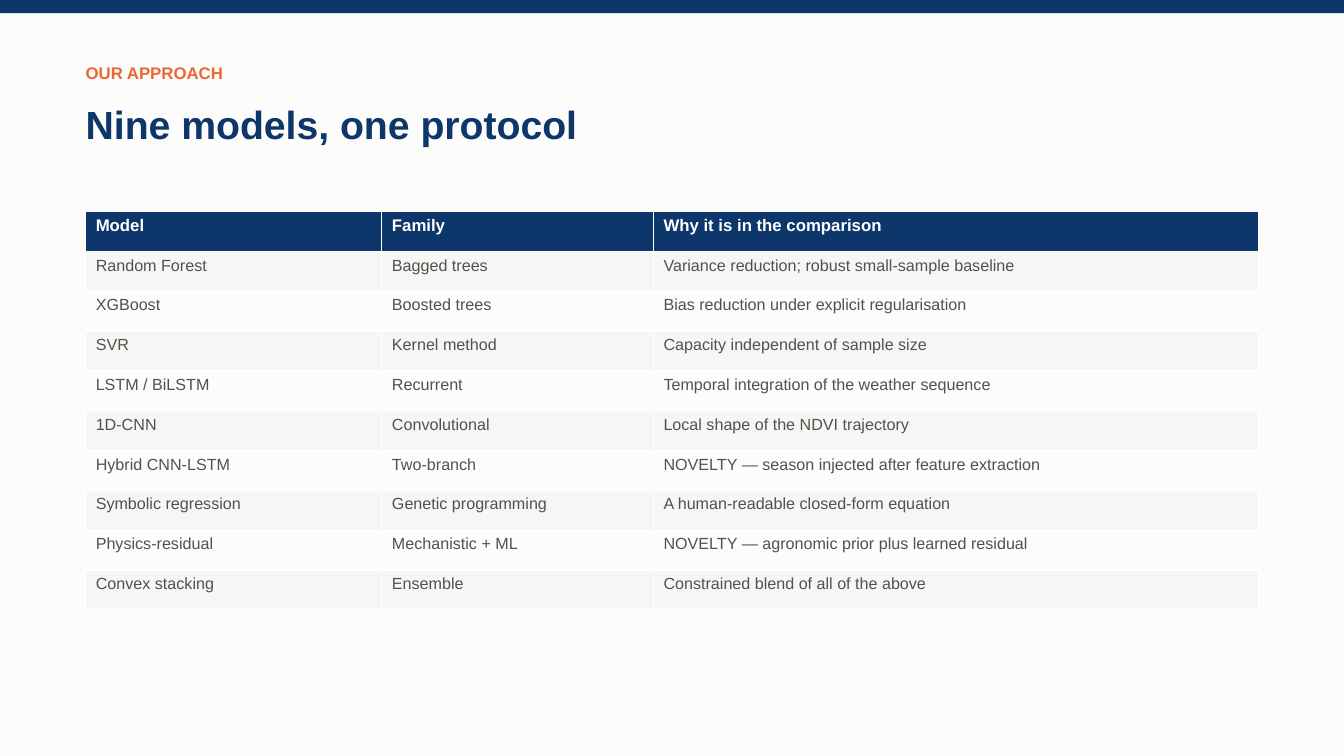
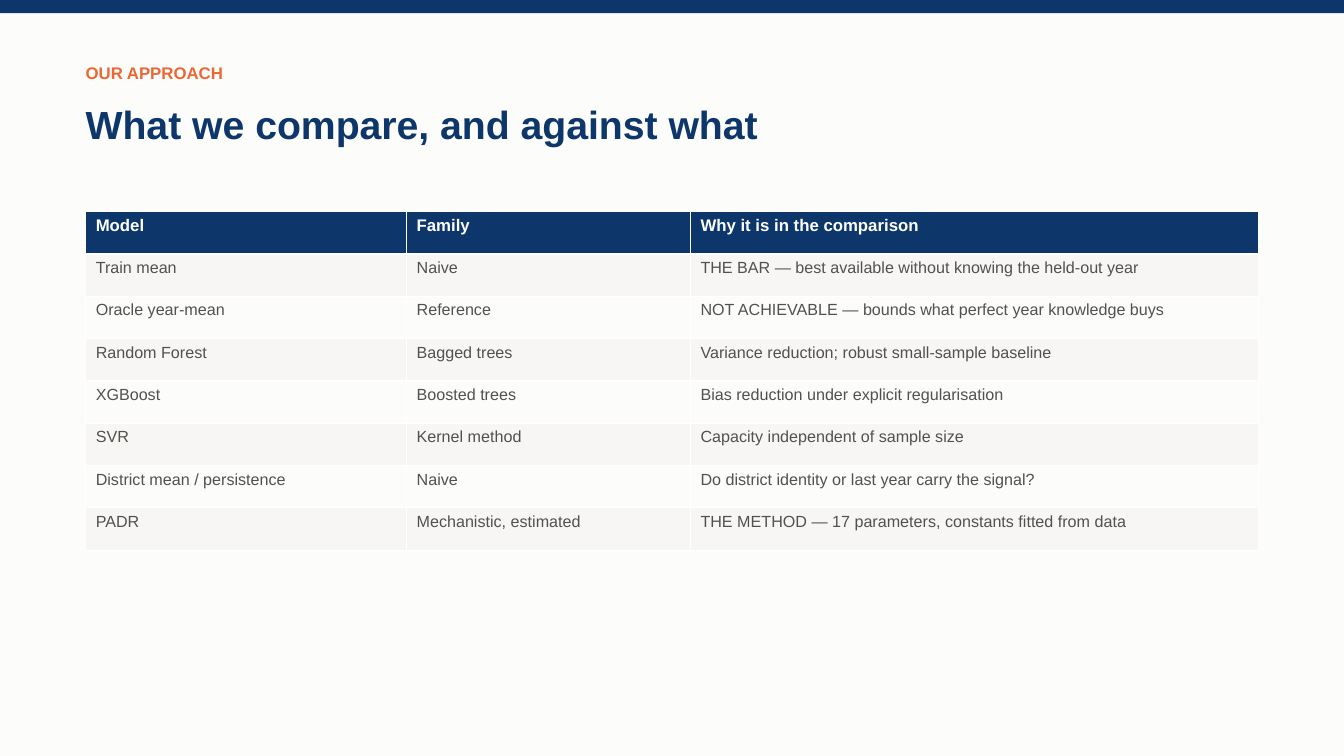
Before and after one commit to Arkambish/AgroAI, a slide deck: slide 13 of outputs/Final_Presentation_AgroAI.pptx. Drawn at 1344x756 pixels with LibreOffice and Linux fonts; fonts in the diff are those of the drawing. Boxes give left, top, right and bottom in pixels: in the first picture for what was removed or moved away, otherwise in the second. Text is boxed around its words. In the diff, an @@ line names an element or a change of style, - is before the commit and + after.

```diff
--- a/outputs/Final_Presentation_AgroAI.pptx
+++ b/outputs/Final_Presentation_AgroAI.pptx
@@ text at <box>86,110,758,147</box>: text changed @@
-Nine models, one protocol
+What we compare, and against what
@@ table at <box>86,212,1258,551</box> @@
+row 2: Train mean | Naive | THE BAR — best available without knowing the held-out year
+row 3: Oracle year-mean | Reference | NOT ACHIEVABLE — bounds what perfect year knowledge buys
-row 5: LSTM / BiLSTM | Recurrent | Temporal integration of the weather sequence
-row 6: 1D-CNN | Convolutional | Local shape of the NDVI trajectory
-row 7: Hybrid CNN-LSTM | Two-branch | NOVELTY — season injected after feature extraction
-row 8: Symbolic regression | Genetic programming | A human-readable closed-form equation
-row 9: Physics-residual | Mechanistic + ML | NOVELTY — agronomic prior plus learned residual
-row 10: Convex stacking | Ensemble | Constrained blend of all of the above
+row 7: District mean / persistence | Naive | Do district identity or last year carry the signal?
+row 8: PADR | Mechanistic, estimated | THE METHOD — 17 parameters, constants fitted from data
```
Also in this commit, not shown: 8 other slides changed, 13 slides added, 13 slides removed, 46 other files.
